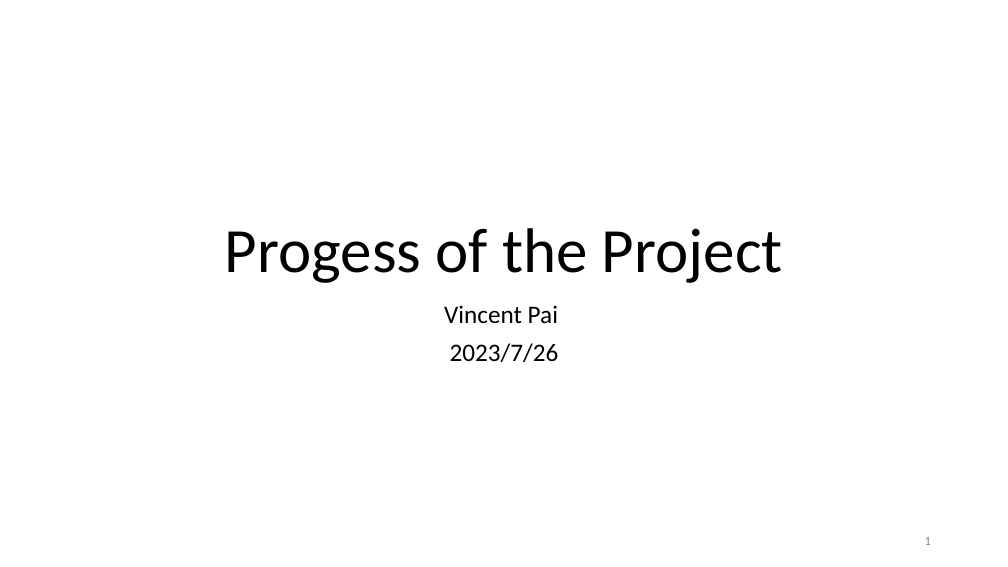
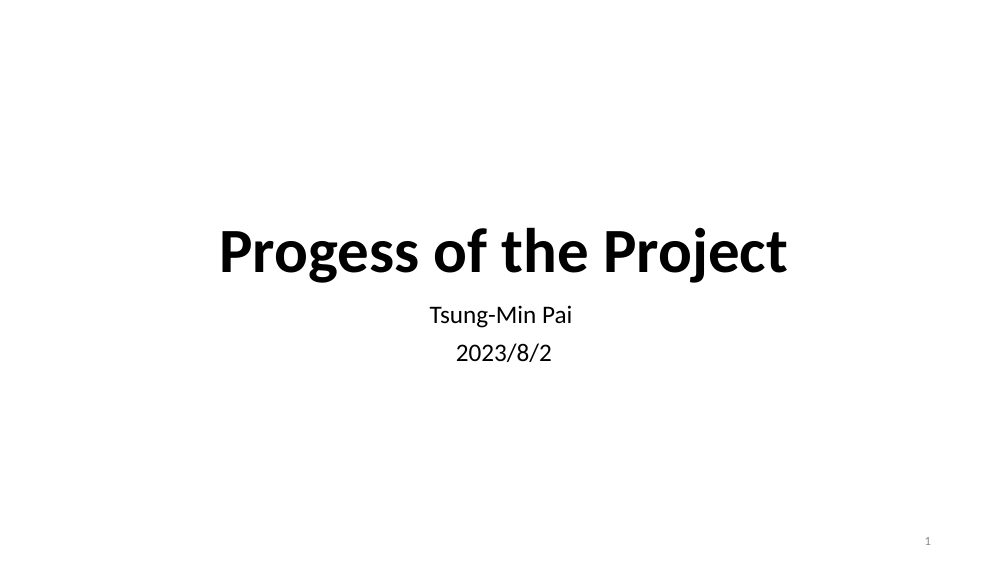
Before and after one commit to Bai1026/Intern-IIS, a slide deck: slide 1 of Meeting/Presentation_0802.pptx. Drawn at 1008x567 pixels with LibreOffice and Linux fonts; fonts in the diff are those of the drawing. Boxes give left, top, right and bottom in pixels: in the first picture for what was removed or moved away, otherwise in the second. Text is boxed around its words. In the diff, an @@ line names an element or a change of style, - is before the commit and + after.

```diff
--- a/Meeting/Presentation_0802.pptx
+++ b/Meeting/Presentation_0802.pptx
@@ title "Progess of the Project" at [219, 227, 788, 283]: bold on @@
@@ subtitle at [430, 305, 572, 362]: text changed @@
-Vincent Pai
-2023/7/26
+Tsung-Min Pai
+2023/8/2
```
Also in this commit, not shown: 6 other slides changed, 12 slides added, 9 slides removed, 47 other files.
